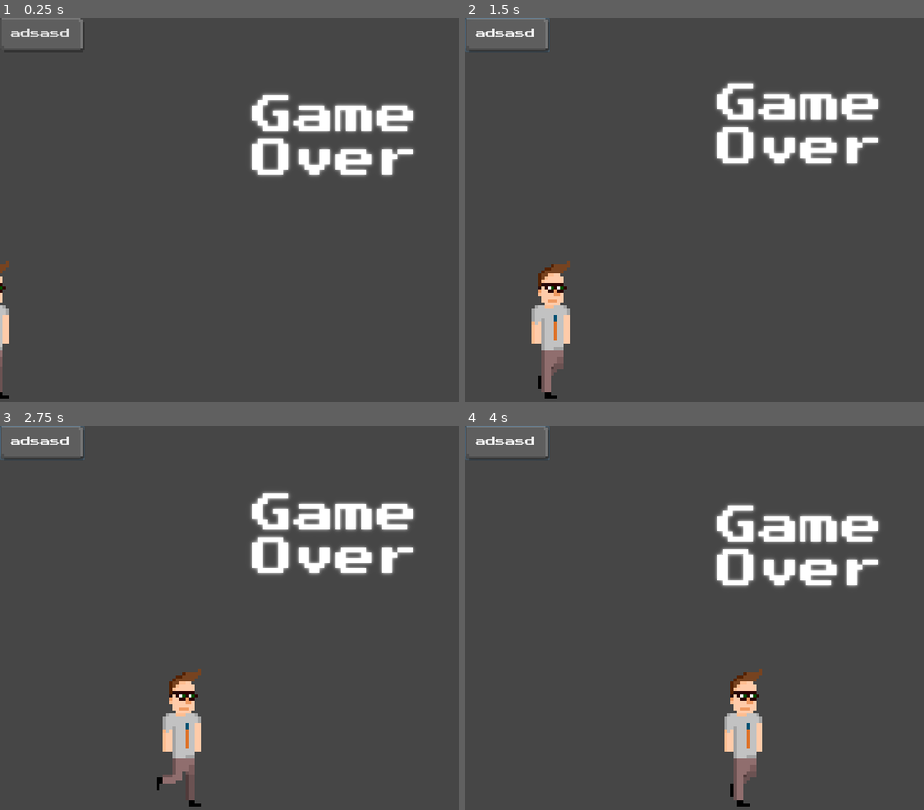
Above: before the commit, frames 1-4 (two rows, left to right).
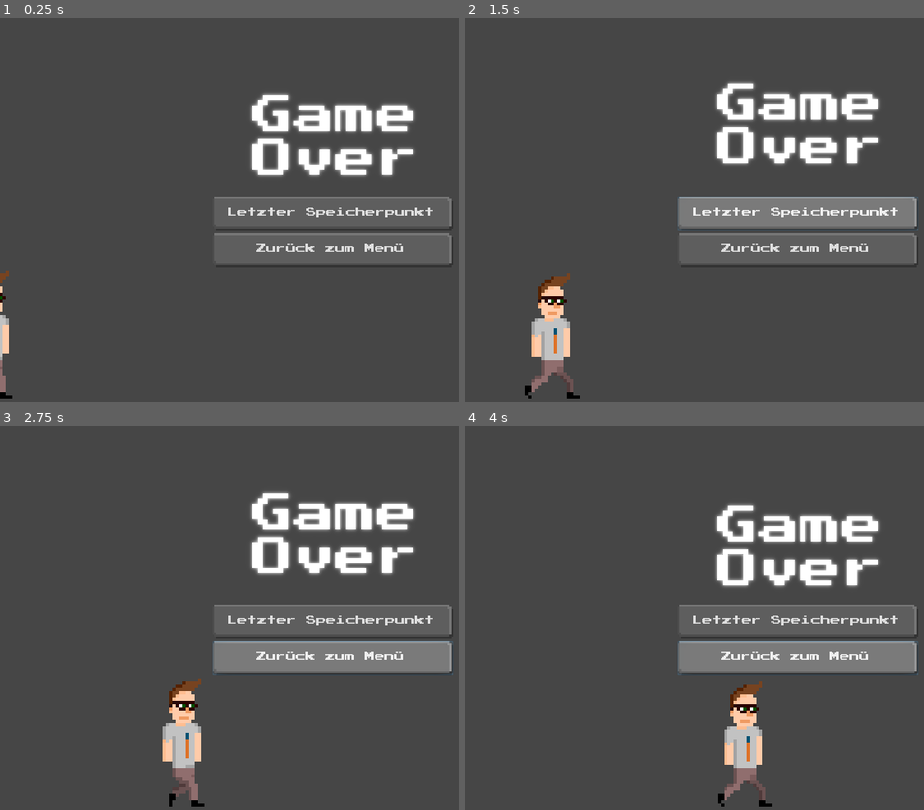
Above: after the commit, the same moments.

Repository: klenganthegame/KlenganTheGame
Game: Godot game, scene res://scenes/GameOver.tscn
The game is run twice, just before and just after one commit, with the same random seed, the same clock (stepped at 60 frames per second) and the same inputs. This scene is started directly instead of the project's main scene.
Inputs (mouse positions are in pixels of both pictures, inside the frame that each line leads up to):
- Up to frame 1 (0.25 s): no input
- Up to frame 2 (1.5 s): click (506, 33) at 0.5 s, where only the run before the commit has a clickable "adsasd"; click (795, 213) at 1.25 s, where only the run after the commit has a clickable "Letzter Speicherpunkt"
- Up to frame 3 (2.75 s): click (330, 656) at 2 s, where only the run after the commit has a clickable "Zurück zum Menü"
- Up to frame 4 (4 s): hold E (accept) 2.78-3.53 s; hold D (walk_right) from 2.78 s (still down); tap Space (jump) at 3.02, 3.77 s; tap E (accept) at 3.6 s

The runs differ from the first frame. In frame 1, 1.9% of the frame differs, in the area x 0-99%, y 0-100%; in frame 2, 6.9%; in frame 3, 6.8%; in frame 4, 6.9%.

Commit message:
#26 implemented GameOverScreen

Diff:
--- a/scenes/GameOver.gd
+++ b/scenes/GameOver.gd
@@ -4,3 +4,11 @@
 	$AnimationPlayer.play("idle")
 	$Klengan.play("walk_in")
 	pass
+
+
+func _on_Load_pressed():
+	pass # Replace with function body.
+
+
+func _on_Menu_pressed():
+	pass # Replace with function body.
--- a/scenes/GameOver.tscn
+++ b/scenes/GameOver.tscn
@@ -104,17 +104,30 @@
 anchor_right = 0.5
 anchor_bottom = 0.5
 margin_left = -130.0
-margin_top = -208.908
+margin_top = -214.359
 margin_right = 550.0
-margin_bottom = 167.092
+margin_bottom = 161.641
 rect_scale = Vector2( 0.4, 0.4 )
 texture = ExtResource( 2 )
 
-[node name="Button" type="Button" parent="CanvasLayer/Control"]
-margin_right = 12.0
-margin_bottom = 20.0
+[node name="VBoxContainer" type="VBoxContainer" parent="CanvasLayer/Control"]
+margin_left = 330.572
+margin_top = 278.878
+margin_right = 706.572
+margin_bottom = 390.878
+
+[node name="Load" type="Button" parent="CanvasLayer/Control/VBoxContainer"]
+margin_right = 376.0
+margin_bottom = 54.0
 theme = ExtResource( 3 )
-text = "adsasd"
+text = "Letzter Speicherpunkt"
+
+[node name="Menu" type="Button" parent="CanvasLayer/Control/VBoxContainer"]
+margin_top = 61.0
+margin_right = 376.0
+margin_bottom = 112.0
+theme = ExtResource( 3 )
+text = "Zurück zum Menü"
 
 [node name="AnimationPlayer" type="AnimationPlayer" parent="."]
 anims/idle = SubResource( 1 )
@@ -127,5 +140,7 @@
 scale = Vector2( 5, 5 )
 frames = SubResource( 4 )
 animation = "walk"
-frame = 5
+frame = 9
 playing = true
+[connection signal="pressed" from="CanvasLayer/Control/VBoxContainer/Load" to="." method="_on_Load_pressed"]
+[connection signal="pressed" from="CanvasLayer/Control/VBoxContainer/Menu" to="." method="_on_Menu_pressed"]
